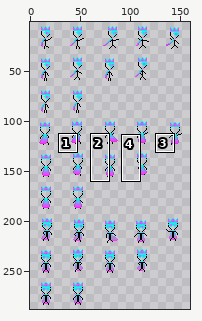
Two versions of one sprite sheet, client/img/1/NFT_77ad7594809ec2baaf1084d38642af4cc909380c3aac8cba488ce1f5b0dcdc30.png. Above, an overview of the earlier version with the close-up marked.
Close-up. Before:
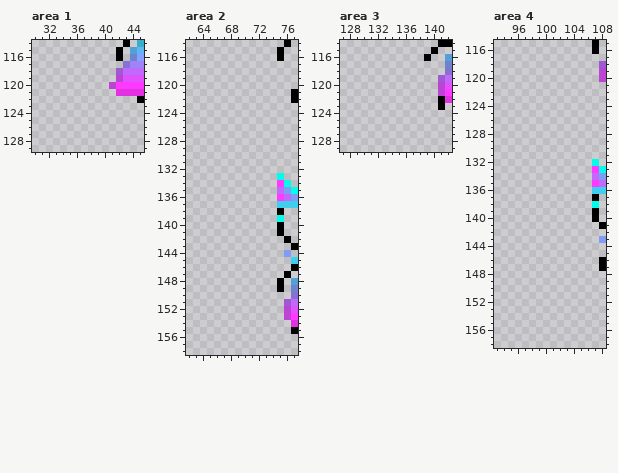
The file is 160x288 pixels. Colours within 5 levels of each other are drawn and written as one. Shown: area 1: x 30..45, y 114..129; area 2: x 62..77, y 114..158; area 3: x 127..142, y 114..129; area 4: x 93..108, y 115..158. The wide view leaves out empty margins. The commit also changed other parts of the picture, which this record leaves out.
Now the later version:
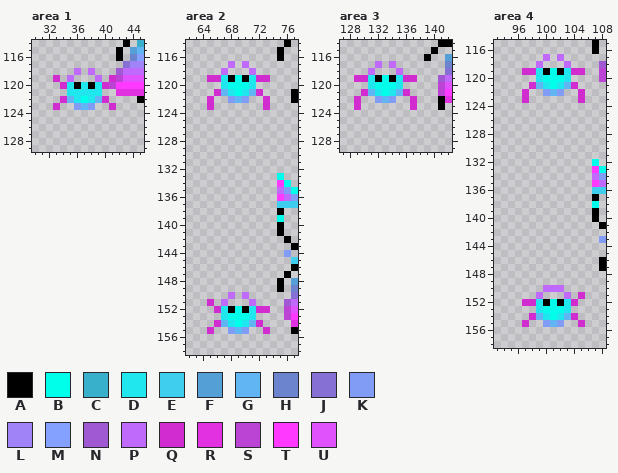
Palette (. is transparent): A #000000  B #00ffea  C #38b0cb  D #20e6ed  E #40ceef  F #539fd6  G #60b5f2  H #6c83ce  J #8770d3  K #809cf4  L #9f83f7  M #85a1ff  N #a058d3  P #bf6afa  Q #d02cd0  R #e131e1  S #bc44d4  T #ff39ff  U #df52fc
Changes in this commit:
Area 1:
Colour A is added in row 120 at x 36 and 38.
Colour B is added in row 122 at x 37.
Colour D is added in row 120 at x 35, 37 and 39; in row 121 at x 35 to 39; in row 122 at x 36 and 38.
Colour G is added in row 122 at x 35 and 39; in row 123 at x 37.
Colour K is added in row 123 at x 36 and 38.
Colour P is added in row 118 at x 36 and 38; in row 119 at x 35 and 39.
Colour Q is added in row 119 at x 33 and 41; in row 120 at x 34 and 40; in row 122 at x 34 and 40; in row 123 at x 33 and 41.
Area 2:
Colour A is added in row 119 at x 68 and 70; in row 152 at x 68 and 70.
Colour B is added in row 119 at x 69; in row 120 at x 68 to 70; in row 121 at x 69; in row 152 at x 69; in row 153 at x 68 to 70; in row 154 at x 69.
Colour D is added in rows 119 to 120 at x 67 and 71; in row 121 at x 68 and 70; in rows 152 to 153 at x 67 and 71; in row 154 at x 68 and 70.
Colour G is added in row 121 at x 67 and 71; in row 122 at x 69; in row 154 at x 67 and 71; in row 155 at x 69.
Colour K is added in row 122 at x 68 and 70; in row 155 at x 68 and 70.
Colour P is added in row 117 at x 68 and 70; in row 118 at x 67 and 71; in row 150 at x 68 and 70; in row 151 at x 67 and 71.
Colour Q is added in row 119 at x 65 to 66 and 72 to 73; in row 121 at x 66 and 72; in rows 122 to 123 at x 65 and 73; in row 151 at x 65; in row 152 at x 66 and 72 to 73; in row 154 at x 66 and 72.
Colour Q is added in row 155 at x 65 and 73.
Area 3:
Colour A is added in row 119 at x 132 and 134.
Colour B is added in row 119 at x 133; in row 120 at x 132 to 134; in row 121 at x 133.
Colour D is added in rows 119 to 120 at x 131 and 135; in row 121 at x 132 and 134.
Colour G is added in row 121 at x 131 and 135; in row 122 at x 133.
Colour K is added in row 122 at x 132 and 134.
Colour P is added in row 117 at x 132 and 134; in row 118 at x 131 and 135.
Colour Q is added in row 119 at x 129 to 130 and 136 to 137; in row 121 at x 130 and 136; in rows 122 to 123 at x 129 and 137.
Area 4:
Colour A is added in row 119 at x 100 and 102; in row 152 at x 100 and 102.
Colour B is added in row 119 at x 101; in row 120 at x 100 to 102; in row 121 at x 101; in row 152 at x 101; in row 153 at x 100 to 102; in row 154 at x 101.
Colour D is added in rows 119 to 120 at x 99 and 103; in row 121 at x 100 and 102; in rows 152 to 153 at x 99 and 103; in row 154 at x 100 and 102.
Colour G is added in row 121 at x 99 and 103; in row 122 at x 101; in row 154 at x 99 and 103; in row 155 at x 101.
Colour K is added in row 122 at x 100 and 102; in row 155 at x 100 and 102.
Colour P is added in row 117 at x 100 and 102; in row 118 at x 99 and 103; in row 150 at x 100 to 102; in row 151 at x 99 and 103.
Colour Q is added in row 119 at x 97 to 98 and 104 to 105; in row 121 at x 98 and 104; in rows 122 to 123 at x 97 and 105; in row 151 at x 105; in row 152 at x 97 to 98 and 104; in row 154 at x 98 and 104.
Colour Q is added in row 155 at x 97 and 105.
